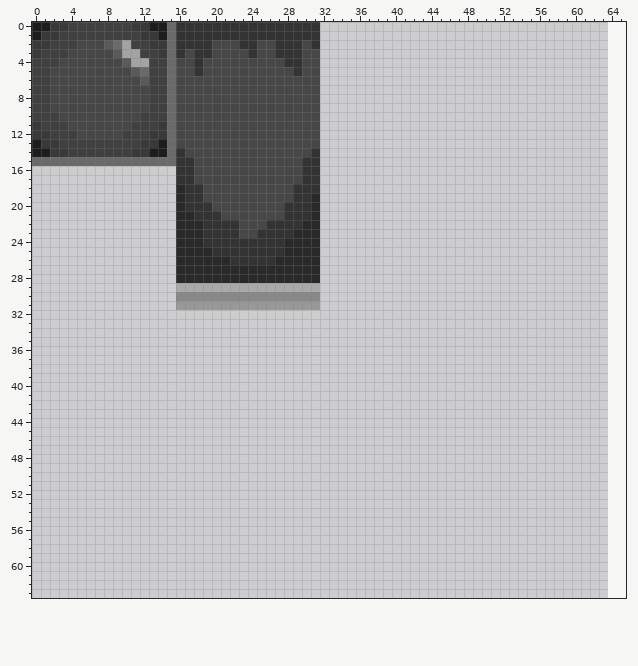
A pixel-art file gets an edit: Assets/Art/Background Art/Kitchen sprite sheet.aseprite. Above: the version before the commit.
64x64 pixels, 1 frame. Colours within 5 levels of each other are drawn and written as one. Shown: x 0..65, y 0..63. The old version is drawn lined up with the new one, on the new canvas.
After:
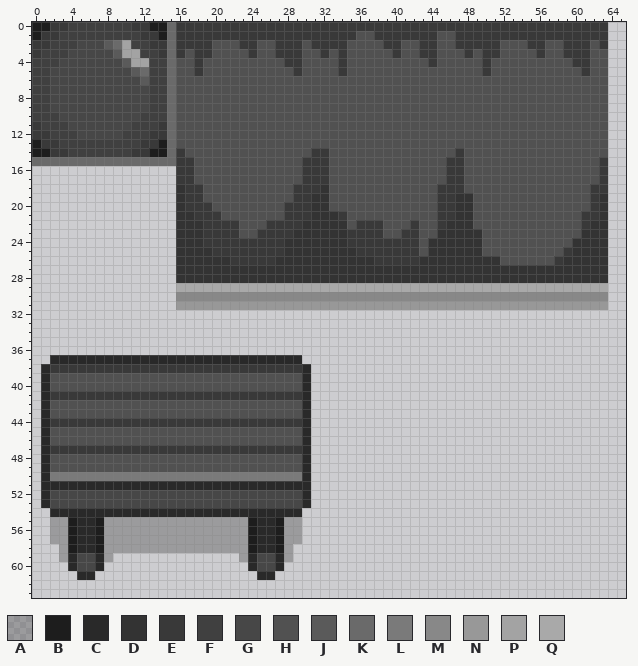
Palette (. is transparent): A #0000003e  B #1d1d1d  C #292929  D #333333  E #393939  F #404040  G #474747  H #515151  J #5a5a5a  K #6a6a6a  L #7a7a7a  M #888888  N #989898  P #a3a3a3  Q #a9a9a9
Edits made:
canvas 64x64 -> 96x80
@@ x 0..65 @@
- 0 BBEEFFFFFFFEEBBKDDDDDDDDDDDDDDDD..................................
- 1 BEEFFFFFFFFFEEBKDDDDDDDDDDDDDDDD..................................
- 2 EEFFFGGGJKPFFEEKDDDDGGGDDGGDDDGD..................................
- 3 EFFFGGGGGJPPFFEKDGDDGGGGDGGDDDGG..................................
- 4 FFFGGGGGGGJPPFFKGGDGGGGGGGGGDDGG..................................
- 5 FFGGGGGGGGGJKFFKGGDGGGGGGGGGGDGG..................................
- 6 FFGGGGGGGGGGJFFKGGGGGGGGGGGGGGGG..................................
- 7 FFGGGGGGGGGGGFFKGGGGGGGGGGGGGGGG..................................
- 8 FFGGGGGGGGGGGFFKGGGGGGGGGGGGGGGG..................................
- 9 FFGGGGGGGGGGGFFKGGGGGGGGGGGGGGGG..................................
-10 FFFGGGGGGGGGFFFKGGGGGGGGGGGGGGGG..................................
-11 EFFFGGGGGGGFFFEKGGGGGGGGGGGGGGGG..................................
-12 EEFFFGGGGGFFFEEKGGGGGGGGGGGGGGGG..................................
-13 BEEFFFFFFFFFEEBKGGGGGGGGGGGGGGGG..................................
-14 BBEEFFFFFFFEEBBKDGGGGGGGGGGGGGGD..................................
-15 KKKKKKKKKKKKKKKKDDGGGGGGGGGGGGDD..................................
-16 ................DDGGGGGGGGGGGGDD..................................
-17 ................DDGGGGGGGGGGGGDD..................................
-18 ................CDDGGGGGGGGGGDDD..................................
-19 ................CDDGGGGGGGGGGDDC..................................
-20 ................CDDDGGGGGGGGDDDC..................................
-21 ................CCDDDGGGGGGGDDDC..................................
-22 ................CCCDDDDGGGDDDDCC..................................
-23 ................CCCDDDDGGDDDDCCC..................................
-24 ................CCCDDDDDDDDDCCCC..................................
-25 ................CCCCDDDDDDDDCCCC..................................
-26 ................CCCCCCDDDDDCCCCC..................................
-27 ................CCCCCCCCCCCCCCCC..................................
-28 ................CCCCCCCCCCCCCCCC..................................
-29 ................QQQQQQQQQQQQQQQQ..................................
-30 ................MMMMMMMMMMMMMMMM..................................
-31 ................NNNNNNNNNNNNNNNN..................................
+ 0 BBEEFFFFFFFEEBBKEEEEEEEEEEEEEEEEEEEEEEEEEEEEEEEEEEEEEEEEEEEEEEEE..
+ 1 BEEFFFFFFFFFEEBKEEEEEEEEEEEEEEEEEEEEHHEEEEEEEHHEEEEEEEEEEEEEEEEE..
+ 2 EEFFFGGGJKPFFEEKEEEEHHHEEHHEEEHEEEEHHHHEEHHEEHHEEEEEHHHEEHHEEEHE..
+ 3 EFFFGGGGGJPPFFEKEHEEHHHHEHHEEEHHEHEHHHHHEHHEEHHHEHEEHHHHEHHEEEHH..
+ 4 FFFGGGGGGGJPPFFKHHEHHHHHHHHHEEHHHHEHHHHHHHHHEHHHHHEHHHHHHHHHEEHH..
+ 5 FFGGGGGGGGGJKFFKHHEHHHHHHHHHHEHHHHEHHHHHHHHHHHHHHHEHHHHHHHHHHEHH..
+ 6 FFGGGGGGGGGGJFFKHHHHHHHHHHHHHHHHHHHHHHHHHHHHHHHHHHHHHHHHHHHHHHHH..
+ 7 FFGGGGGGGGGGGFFKHHHHHHHHHHHHHHHHHHHHHHHHHHHHHHHHHHHHHHHHHHHHHHHH..
+ 8 FFGGGGGGGGGGGFFKHHHHHHHHHHHHHHHHHHHHHHHHHHHHHHHHHHHHHHHHHHHHHHHH..
+ 9 FFGGGGGGGGGGGFFKHHHHHHHHHHHHHHHHHHHHHHHHHHHHHHHHHHHHHHHHHHHHHHHH..
+10 FFFGGGGGGGGGFFFKHHHHHHHHHHHHHHHHHHHHHHHHHHHHHHHHHHHHHHHHHHHHHHHH..
+11 EFFFGGGGGGGFFFEKHHHHHHHHHHHHHHHHHHHHHHHHHHHHHHHHHHHHHHHHHHHHHHHH..
+12 EEFFFGGGGGFFFEEKHHHHHHHHHHHHHHHHHHHHHHHHHHHHHHHHHHHHHHHHHHHHHHHH..
+13 BEEFFFFFFFFFEEBKHHHHHHHHHHHHHHHHHHHHHHHHHHHHHHHHHHHHHHHHHHHHHHHH..
+14 BBEEFFFFFFFEEBBKEHHHHHHHHHHHHHHEEHHHHHHHHHHHHHHEHHHHHHHHHHHHHHHH..
+15 KKKKKKKKKKKKKKKKEEHHHHHHHHHHHHEEEHHHHHHHHHHHHHEEHHHHHHHHHHHHHHHE..
+16 ................EEHHHHHHHHHHHHEEEHHHHHHHHHHHHHEEHHHHHHHHHHHHHHHE..
+17 ................EEHHHHHHHHHHHHEEEHHHHHHHHHHHHHEEHHHHHHHHHHHHHHHE..
+18 ................DEEHHHHHHHHHHEEEDHHHHHHHHHHHHEEEHHHHHHHHHHHHHHEE..
+19 ................DEEHHHHHHHHHHEEDDHHHHHHHHHHHHEEDDHHHHHHHHHHHHHED..
+20 ................DEEEHHHHHHHHEEEDDHHHHHHHHHHHHEEDDHHHHHHHHHHHHHED..
+21 ................DDEEEHHHHHHHEEEDDDEHHHHHHHHHHEEDDHHHHHHHHHHHHEED..
+22 ................DDDEEEEHHHEEEEDDDDDHEEEHHHEHHEDDDHHHHHHHHHHHHEDD..
+23 ................DDDEEEEHHEEEEDDDDDDEEEEHHEEHHDDDDDHHHHHHHHHHHDDD..
+24 ................DDDEEEEEEEEEDDDDDDDEEEEEEEEHDDDDDDHHHHHHHHHHDDDD..
+25 ................DDDDEEEEEEEEDDDDDDDDEEEEEEEHDDDDDDHHHHHHHHHEDDDD..
+26 ................DDDDDDEEEEEDDDDDDDDDDDEEEEEDDDDDDDDDHHHHHHEDDDDD..
+27 ................DDDDDDDDDDDDDDDDDDDDDDDDDDDDDDDDDDDDDDDDDDDDDDDD..
+28 ................DDDDDDDDDDDDDDDDDDDDDDDDDDDDDDDDDDDDDDDDDDDDDDDD..
+29 ................QQQQQQQQQQQQQQQQQQQQQQQQQQQQQQQQQQQQQQQQQQQQQQQQ..
+30 ................MMMMMMMMMMMMMMMMMMMMMMMMMMMMMMMMMMMMMMMMMMMMMMMM..
+31 ................NNNNNNNNNNNNNNNNNNNNNNNNNNNNNNNNNNNNNNNNNNNNNNNN..
 32 ..................................................................
@@ x 0..32 @@
 36 .................................
-37 .................................
-38 .................................
-39 .................................
-40 .................................
-41 .................................
-42 .................................
-43 .................................
-44 .................................
-45 .................................
-46 .................................
-47 .................................
-48 .................................
-49 .................................
-50 .................................
-51 .................................
-52 .................................
-53 .................................
-54 .................................
-55 .................................
-56 .................................
-57 .................................
-58 .................................
-59 .................................
-60 .................................
-61 .................................
+37 ..CCCCCCCCCCCCCCCCCCCCCCCCCCCC...
+38 .CEEEEEEEEEEEEEEEEEEEEEEEEEEEEC..
+39 .CHHHHHHHHHHHHHHHHHHHHHHHHHHHHC..
+40 .CHHHHHHHHHHHHHHHHHHHHHHHHHHHHC..
+41 .CEEEEEEEEEEEEEEEEEEEEEEEEEEEEC..
+42 .CHHHHHHHHHHHHHHHHHHHHHHHHHHHHC..
+43 .CHHHHHHHHHHHHHHHHHHHHHHHHHHHHC..
+44 .CEEEEEEEEEEEEEEEEEEEEEEEEEEEEC..
+45 .CHHHHHHHHHHHHHHHHHHHHHHHHHHHHC..
+46 .CHHHHHHHHHHHHHHHHHHHHHHHHHHHHC..
+47 .CEEEEEEEEEEEEEEEEEEEEEEEEEEEEC..
+48 .CHHHHHHHHHHHHHHHHHHHHHHHHHHHHC..
+49 .CHHHHHHHHHHHHHHHHHHHHHHHHHHHHC..
+50 .CLLLLLLLLLLLLLLLLLLLLLLLLLLLLC..
+51 .CCCCCCCCCCCCCCCCCCCCCCCCCCCCCC..
+52 .CGGGGGGGGGGGGGGGGGGGGGGGGGGGGC..
+53 .CGGGGGGGGGGGGGGGGGGGGGGGGGGGGC..
+54 ..CCCCCCCCCCCCCCCCCCCCCCCCCCCC...
+55 ..AABCCBAAAAAAAAAAAAAAAABCCBAA...
+56 ..AABCCBAAAAAAAAAAAAAAAABCCBAA...
+57 ..AABCCBAAAAAAAAAAAAAAAABCCBAA...
+58 ...ABCCBAAAAAAAAAAAAAAAABCCBA....
+59 ...ACGGCA..............ACGGCA....
+60 ....CGGC................CGGC.....
+61 .....CC..................CC......
 62 .................................
Pixel boxes of the changes (left, top, right, bottom) in both pictures:
changed: (176, 22, 608, 310)
added: (41, 355, 311, 580)
